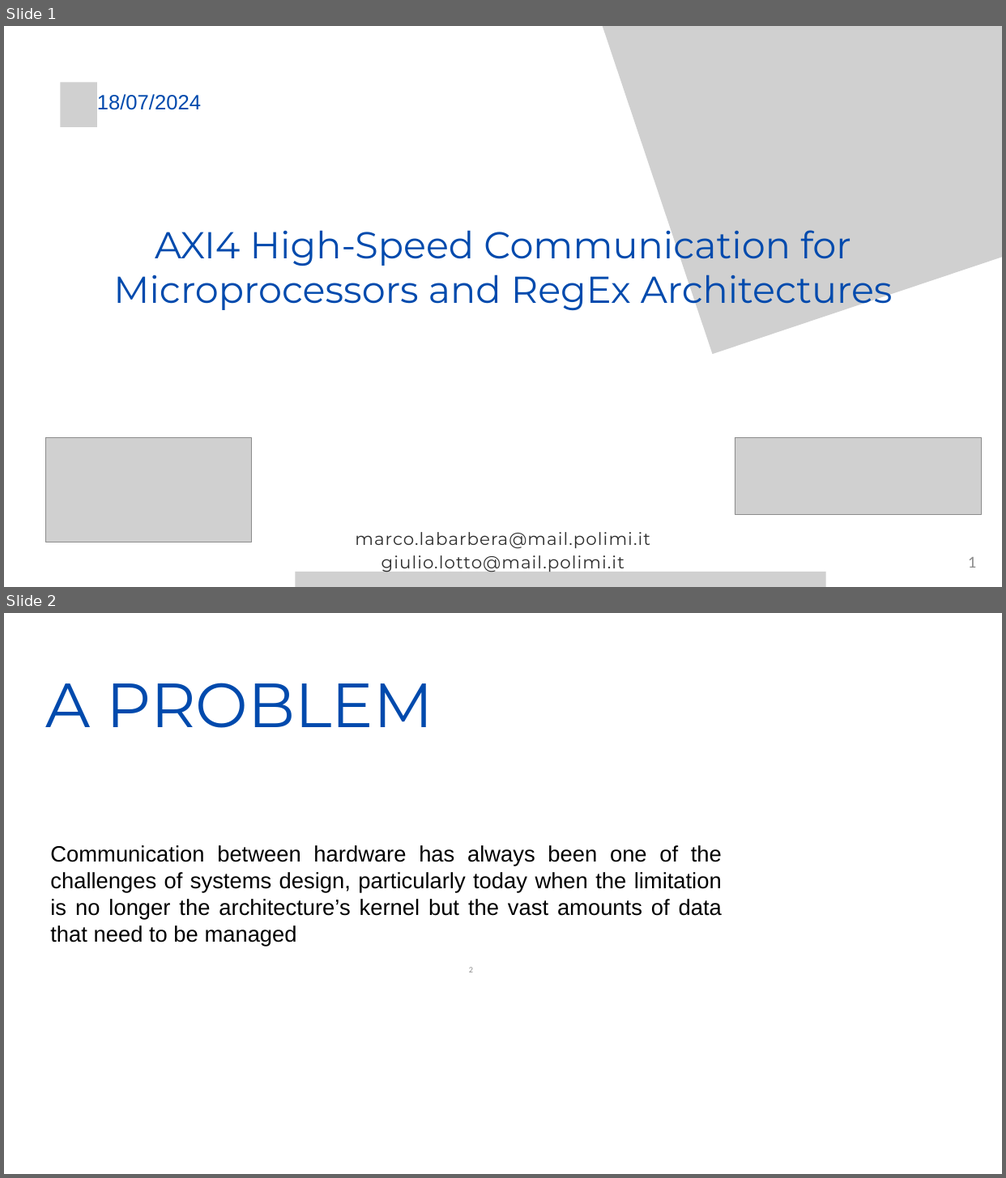
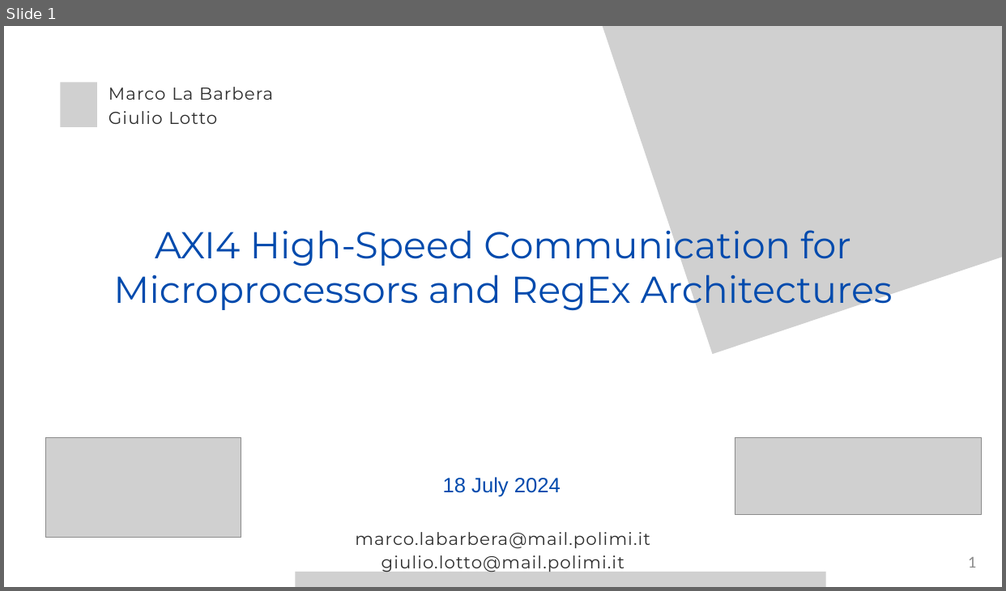
Before and after one commit to Marcolbr2001/ACA_PROJECT, a slide deck: ASH_ACA_PWP.pptx. Shown one above the other, each under a label of ours: slides 1 and 2 before the commit, slide 1 after it. The pictures are 1006x1178 and 1006x591 pixels, drawn with LibreOffice and Linux fonts; fonts in the diff are those of the drawing; grey boxes stand for pictures. Boxes give left, top, right and bottom in pixels: in the first picture for what was removed or moved away, otherwise in the second. Text is boxed around its words. In the diff, an @@ line names an element or a change of style, - is before the commit and + after.

```diff
--- a/ASH_ACA_PWP.pptx
+++ b/ASH_ACA_PWP.pptx
@@ slide 2 removed at (4,613,1002,1174), background #FFFFFF @@
@@ text removed at (45,683,433,728) @@
-A PROBLEM
@@ text removed at (50,845,722,946) @@
-Communication between hardware has always been one of the challenges of systems design, particularly today when the limitation is no longer the architecture’s kernel but the vast amounts of data that need to be managed
@@ page number removed at (469,967,473,973) @@
-2
@@ slide 1 changed as well @@
@@ text added at (108,87,273,124), 25 pt, text #2E2E2E @@
+Marco La Barbera
+Giulio Lotto
@@ picture: place and size @@
-picture at (45,437,251,543)
+picture at (45,437,241,537)
@@ text at (443,477,560,497): text changed @@
-18/07/2024
+18 July 2024
```
Also in this commit, not shown: 12 other slides changed, 2 slides added, 15 other slides removed.
